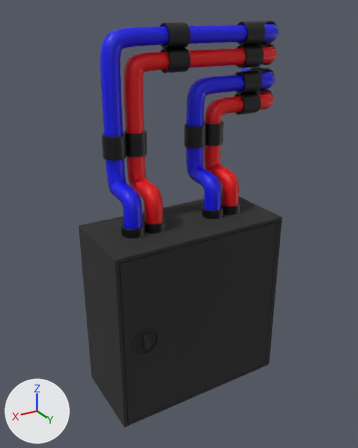
One commit to the FBX model Assets/FBX/Engineroom/fuxebox.fbx: the scene before it, then after it.
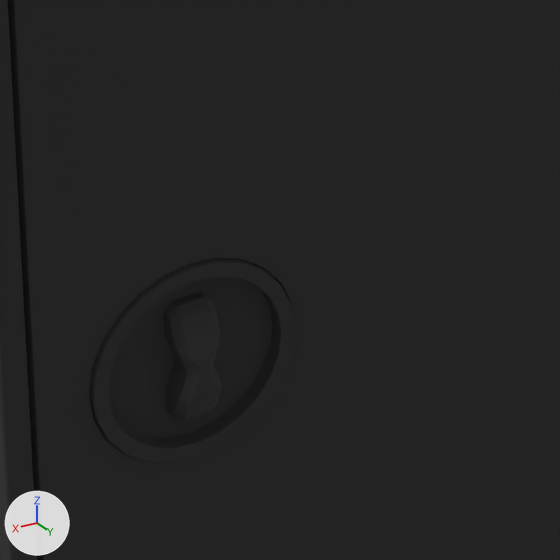
There are two pictures of each version: one whole from a camera (50 mm lens) standing at (1.116, -5.74, 8.126) and looking at (-0.004, -7.605, 7.193), one close up on the part from 33% to 55% of the width and 65% to 82% of the height. The axes (+X, +Y, +Z) are drawn at lower left. The lights are the same throughout. Where no turn or scale is listed for an object, it has been applied to the vertices.

Names of what the first close-up shows: 'Cube.001', 'fusebox.001', 'fuxebox door.001'.
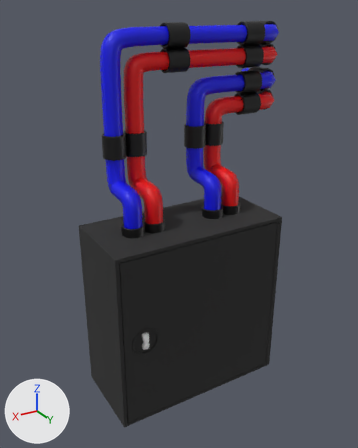
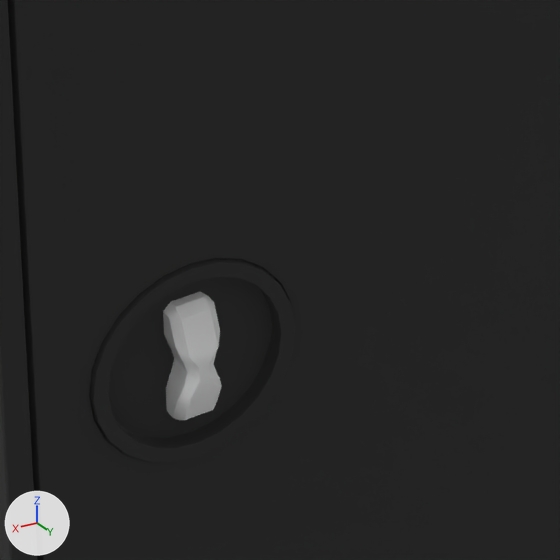
Location of each change, [x1, y1, x2, y2] in pixels of the close-ups (560 x 560 px):
'Cube.001', recoloured (black to white)
    both: [163, 291, 222, 420]

The change, as a list of edits to the scene's bpy script:
```text
Change me_cube_031:
    where me_cube_031.from_pydata(...)  # 60 vertices, 53 faces; spans x -0.0146..0.0145, y 0.0..0.026, z -0.0397..0.0397
    remove me_cube_031.materials.append(mat_fuxebox_box_001)  # black #2c2c2c
    add me_cube_031.materials.append(mat_material_002)  # white #e7e7e7
```
